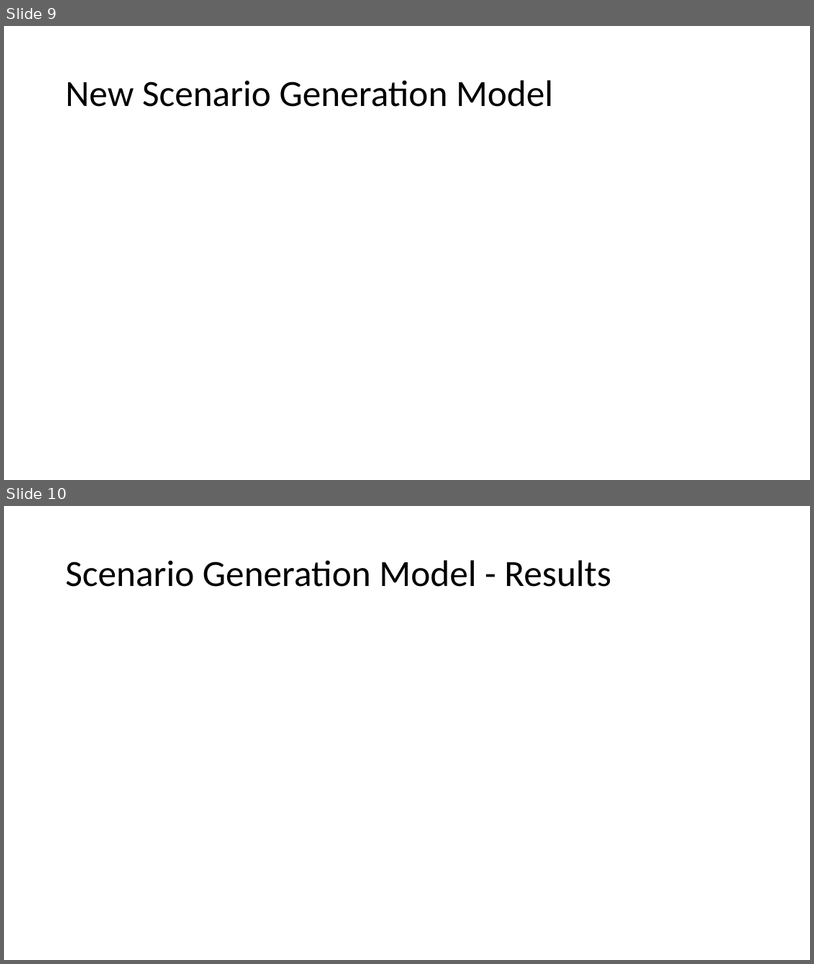
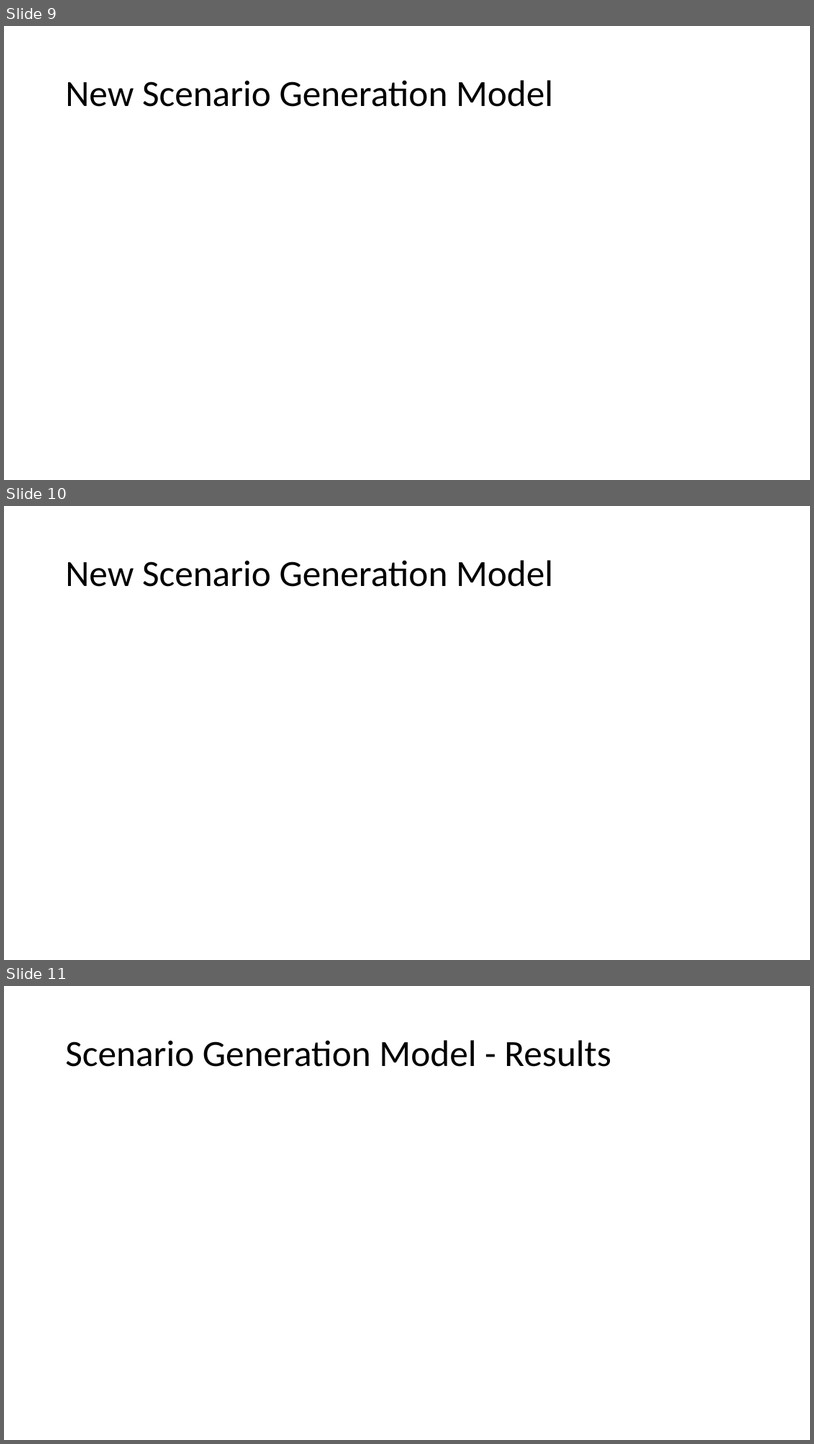
Before and after one commit to bendiw/OilOpt, a slide deck: PP/Master Discussion 14_may.pptx. Shown one above the other, each under a label of ours: slides 9 and 10 before the commit, slides 9, 10 and 11 after it. The pictures are 814x964 and 814x1444 pixels, drawn with LibreOffice and Linux fonts; fonts in the diff are those of the drawing; grey boxes stand for pictures. Boxes give left, top, right and bottom in pixels: in the first picture for what was removed or moved away, otherwise in the second. Text is boxed around its words. In the diff, an @@ line names an element or a change of style, - is before the commit and + after.

```diff
--- a/PP/Master Discussion 14_may.pptx
+++ b/PP/Master Discussion 14_may.pptx
@@ slide 10 added at (4,506,810,960), background #FFFFFF @@
@@ title added at (65,560,553,587), 44 pt, text #000000 @@
+New Scenario Generation Model
@@ what was slide 10 is now slide 11 @@
```
Also in this commit, not shown: 4 slides changed, 11 other files.
